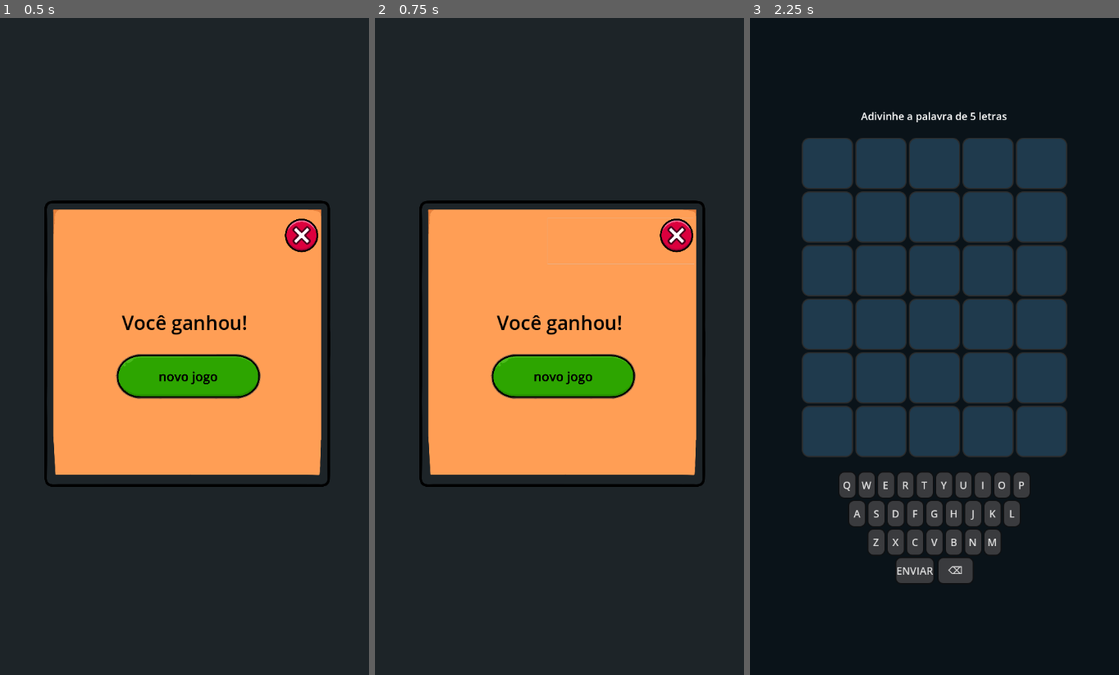
Above: before the commit, frames 1-3 (left to right).
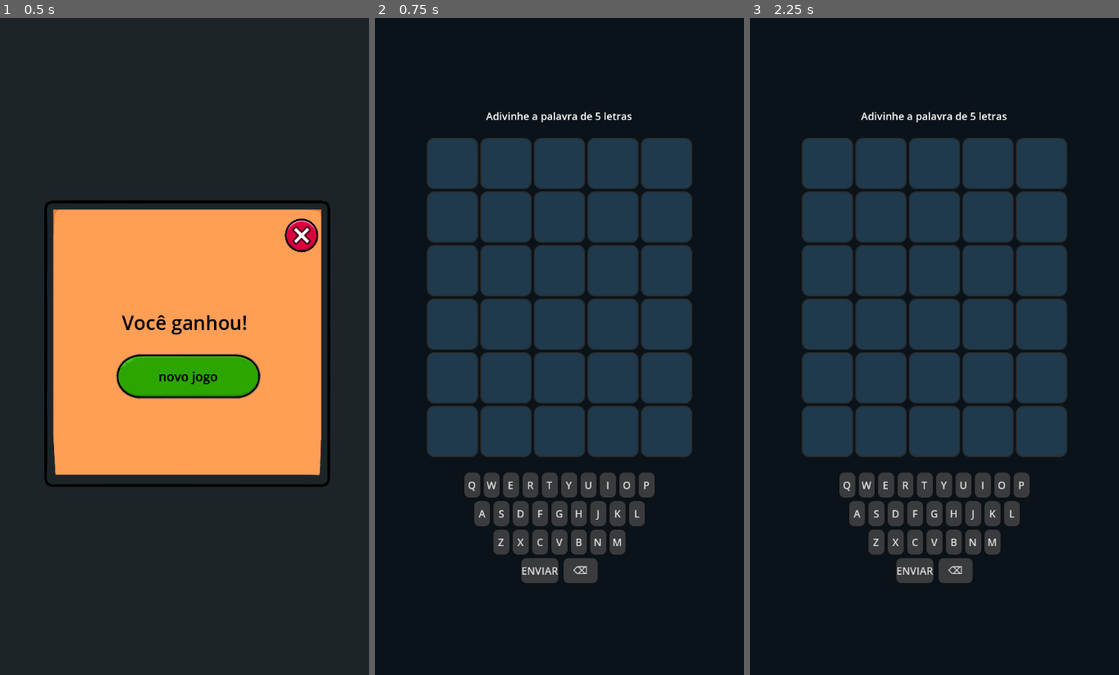
Above: after the commit, the same moments.

Repository: cryptofabrikah-oss/wordmix
Game: Godot game, scene res://scenes/end_game.tscn
The game is run twice, just before and just after one commit, with the same random seed, the same clock (stepped at 60 frames per second) and the same inputs. This scene is started directly instead of the project's main scene.
Inputs (mouse positions are in pixels of both pictures, inside the frame that each line leads up to):
- Up to frame 1 (0.5 s): no input
- Up to frame 2 (0.75 s): click (622, 241) at 0.52 s
- Up to frame 3 (2.25 s): click (997, 241) at 1.27 s; click (938, 379) at 2 s, where only the run before the commit has a clickable "novo jogo"

Frame 1 is identical in both runs. In frame 2, 41% of the frame differs, in the area x 12-90%, y 14-86%; in frame 3, nothing differs.

Commit message:
versao rodando offline

Diff:
--- a/scenes/end_game.gd
+++ b/scenes/end_game.gd
@@ -1,9 +1,11 @@
 extends Control
 
 @onready var btn_new_game: Button = $NewGameButton
+@onready var btn_exit_game: Button = $ExitButton
 
 func _ready():
 	btn_new_game.pressed.connect(_on_new_game_pressed)
+	btn_exit_game.pressed.connect(_on_new_game_pressed)
 
 func _on_new_game_pressed():
 	# Carrega novamente a cena principal (main.tscn)
--- a/scenes/end_game.tscn
+++ b/scenes/end_game.tscn
@@ -93,7 +93,7 @@
 horizontal_alignment = 1
 vertical_alignment = 1
 
-[node name="NewGameButton2" type="Button" parent="."]
+[node name="ExitButton" type="Button" parent="."]
 layout_mode = 1
 anchors_preset = 8
 anchor_left = 0.5
--- a/scripts/Main.gd
+++ b/scripts/Main.gd
@@ -3,13 +3,12 @@
 const WORD_SIZE: int = 5
 const MAX_TRIES: int = 6
 
-enum GameMode { DAILY, INFINITE }
+enum GameMode { INFINITE }
 
 @onready var grid: GridContainer = $VBox/Grid
 @onready var status_lbl: Label = $VBox/Status
 @onready var keyboard: Node = $VBox/Keyboard
-@onready var mode_btn: Button = $TopBar/ModeButton
-@onready var newgame_btn: Button = $TopBar/NewGame
+
 
 var answer: String = ""
 var row: int = 0
@@ -72,12 +71,8 @@
 		child.queue_free()
 
 func _toggle_mode() -> void:
-	mode = GameMode.INFINITE if mode == GameMode.DAILY else GameMode.DAILY
+	mode = GameMode.INFINITE
 	_new_game()
-	_update_topbar()
-
-func _update_topbar() -> void:
-	mode_btn.text = "Modo: Diário" if mode == GameMode.DAILY else "Modo: Infinito"
 
 func _new_game() -> void:
 	row = 0
@@ -92,11 +87,11 @@
 	_update_status()
 
 func _pick_answer() -> void:
-	if mode == GameMode.DAILY:
-		answer = _pick_daily_word()
-	else:
-		rng.randomize()
-		answer = words_map.keys()[rng.randi_range(0, words_map.keys().size()-1)]
+#	if mode == GameMode.DAILY:
+#		answer = _pick_daily_word()
+#	else:
+	rng.randomize()
+	answer = words_map.keys()[rng.randi_range(0, words_map.keys().size()-1)]
 
 func _update_status(text: String = "") -> void:
 	if text == "":
